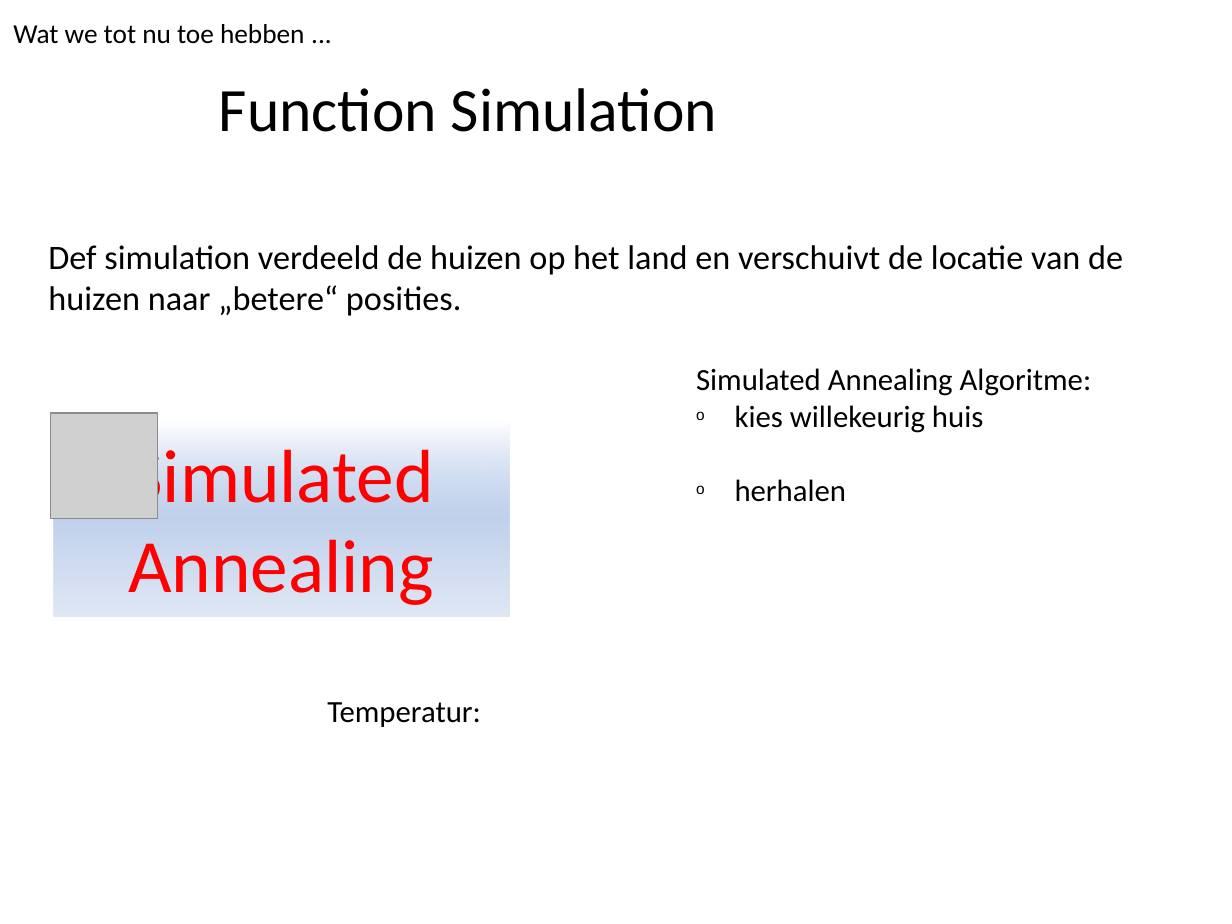
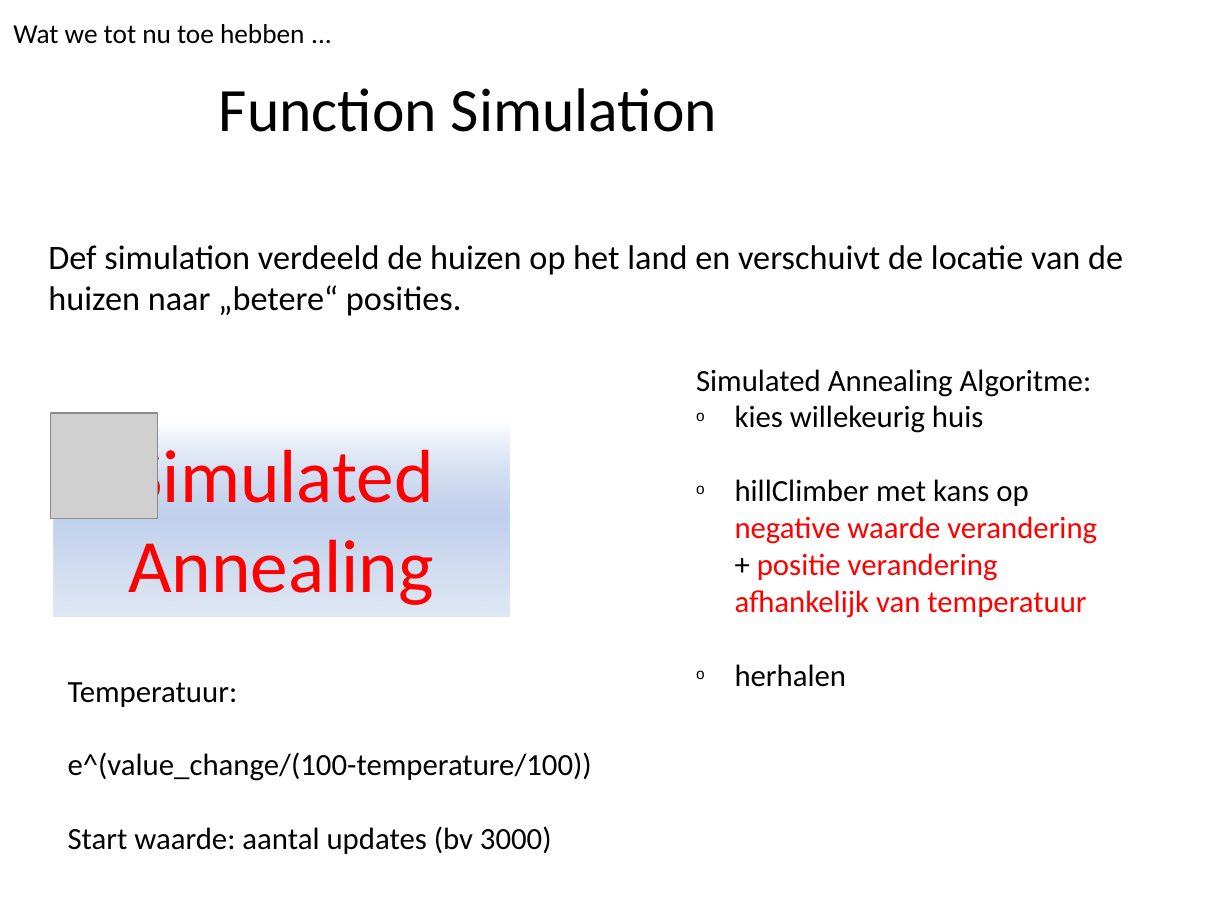
Before and after one commit to Duncannn/ProgrammeerTheorie, a slide deck: slide 17 of docs/Amstelhaege.pptx. Drawn at 1232x924 pixels with LibreOffice and Linux fonts; fonts in the diff are those of the drawing; grey boxes stand for pictures; background and template pictures are left out. Boxes give left, top, right and bottom in pixels: in the first picture for what was removed or moved away, otherwise in the second. Text is boxed around its words. In the diff, an @@ line names an element or a change of style, - is before the commit and + after.

```diff
--- a/docs/Amstelhaege.pptx
+++ b/docs/Amstelhaege.pptx
@@ text at [735, 479, 1097, 618]: paragraph added @@
+o hillClimber met kans op negative waarde verandering + positie verandering afhankelijk van temperatuur
@@ text added at [68, 682, 592, 854], 18 pt, text #000000 @@
+Temperatuur:
+e^(value_change/(100-temperature/100))
+Start waarde: aantal updates (bv 3000)
@@ text removed at [327, 702, 481, 727] @@
-Temperatur:
```
Also in this commit, not shown: 2 other slides changed.
